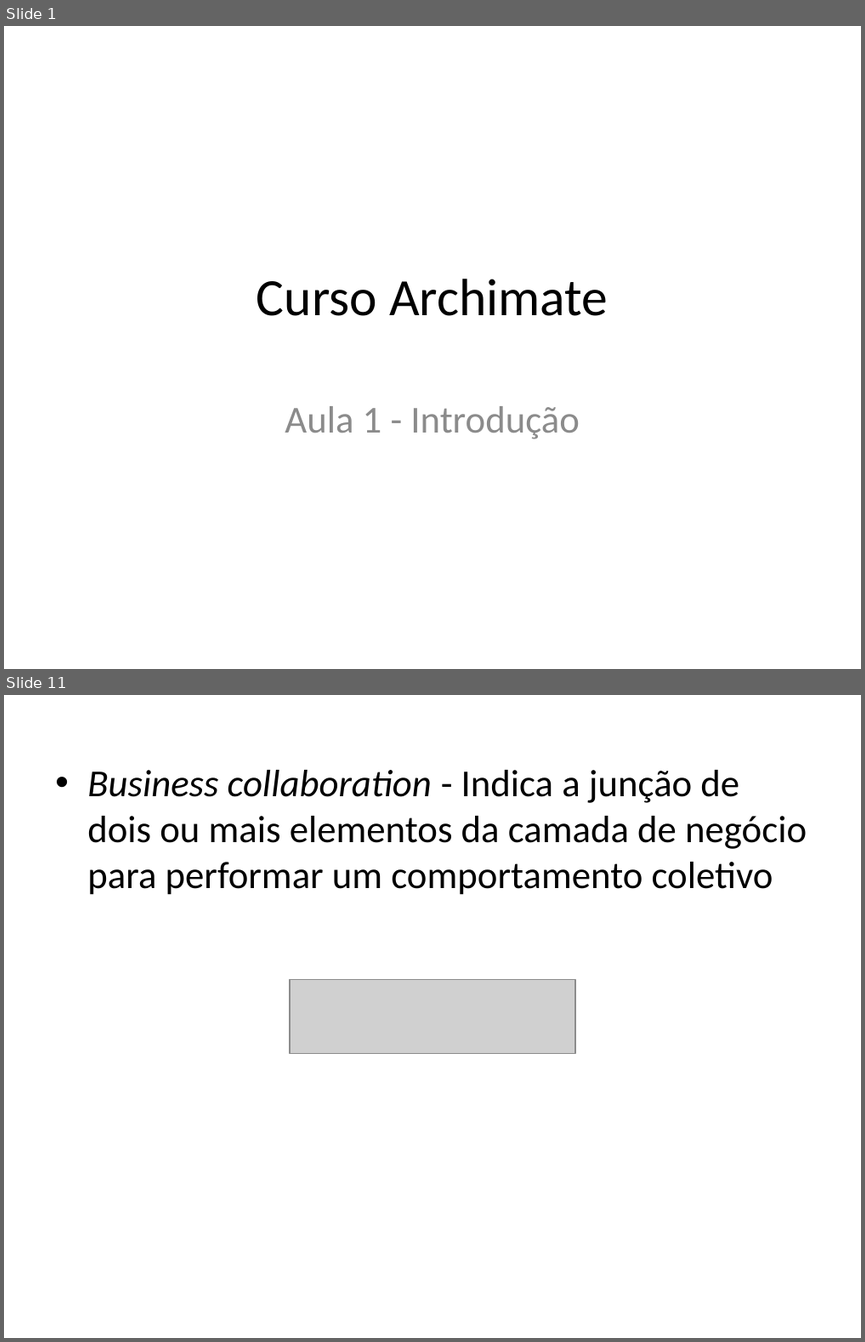
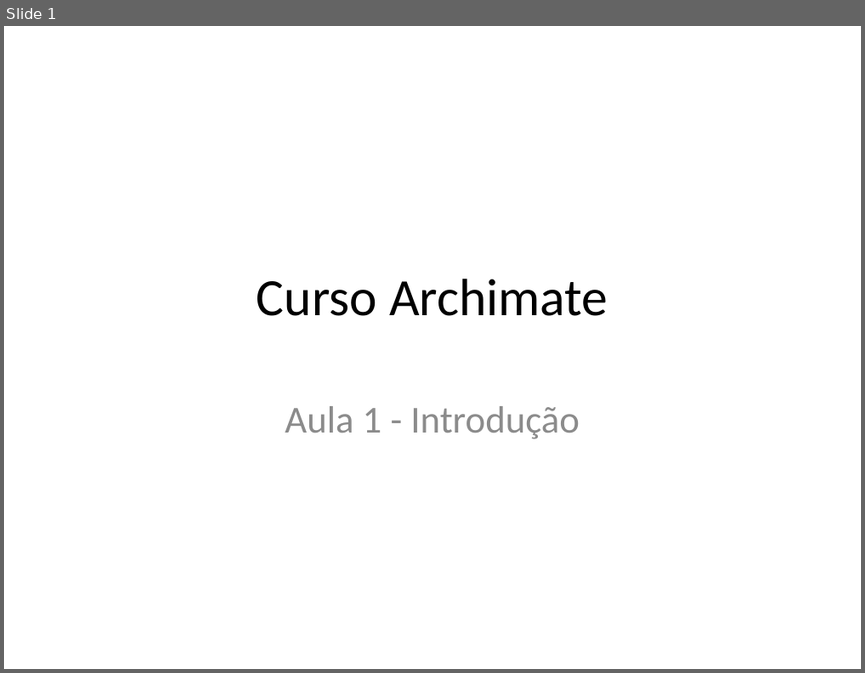
Before and after one commit to Vanzz/Educacao, a slide deck: Archimate/Archimate Curso/Curso Archimate - Aula 1.pptx. Shown one above the other, each under a label of ours: slides 1 and 11 before the commit, slide 1 after it; the slides between them are not shown. The pictures are 865x1342 and 865x673 pixels, drawn with LibreOffice and Linux fonts; fonts in the diff are those of the drawing; grey boxes stand for pictures. Boxes give left, top, right and bottom in pixels: in the first picture for what was removed or moved away, otherwise in the second. Text is boxed around its words. In the diff, an @@ line names an element or a change of style, - is before the commit and + after.

```diff
--- a/Archimate/Archimate Curso/Curso Archimate - Aula 1.pptx
+++ b/Archimate/Archimate Curso/Curso Archimate - Aula 1.pptx
@@ slide 11 removed at box(4, 695, 861, 1338), background #FFFFFF @@
@@ text removed at box(87, 770, 806, 895) @@
-• Business collaboration - Indica a junção de dois ou mais elementos da camada de negócio para performar um comportamento coletivo
@@ picture removed at box(290, 980, 574, 1053) @@
```
Also in this commit, not shown: 1 slide changed, 10 slides added, 55 other slides removed, 14 other files.
